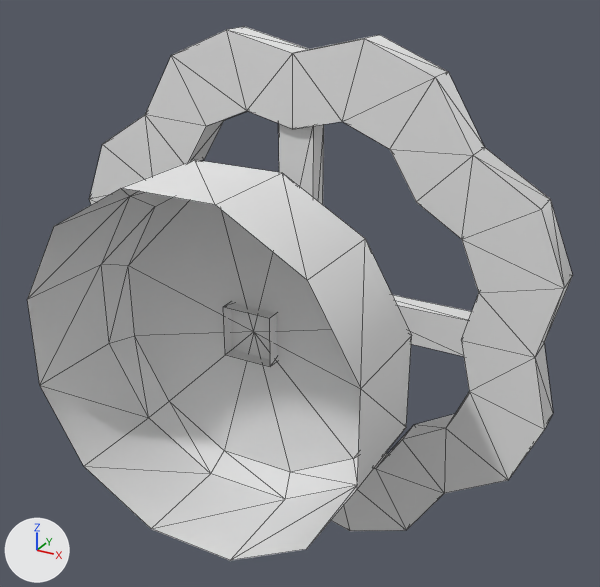
A saved change to the OBJ model projects/BasicEngine/res/map/Valve.obj.
Before and after are seen from a 50 mm camera at (0.191, -0.243, 1.243) aimed at (0.016, 0.076, 1.084). The axes (+X, +Y, +Z) are drawn at lower left. The lights are the same throughout. Mesh edges are drawn as thin lines. Where no turn or scale is listed for an object, it has been applied to the vertices.

Script lines for the objects in view, before the commit:
```python
me_valve = bpy.data.meshes.new('Valve')
me_valve.from_pydata(...)  # 165 vertices, 294 faces; spans x -0.132..0.132, y -0.001..0.118, z 0.934..1.199
me_valve.materials.append(mat_valves)  # white #e7e7e7
ob_valve = bpy.data.objects.new('Valve', me_valve)
ob_valve.location = (0.0, 0.0, 0.0)
```
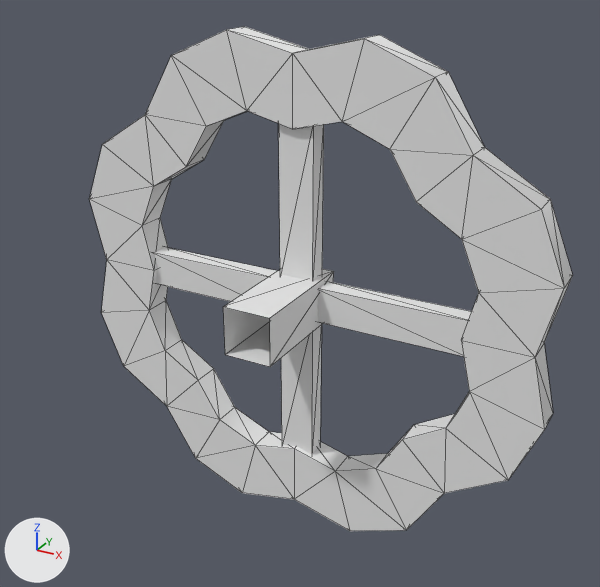
The newer file is also turned or shifted as a whole; pictures and numbers use the older file's frame.

Where the change shows, as pixel boxes [x1, y1, x2, y2] in the pictures (600 x 587 px):
'Valve', reshaped (11% narrower)
    before: [27, 27, 573, 561]
    after: [89, 27, 573, 531]
part 1 of me_valve, deleted
    before: [27, 160, 412, 561]

The change in detail:
me_valve has 165 vertices, 294 faces and spans x -0.132..0.132, y -0.001..0.118, z 0.934..1.199.
me_valve is used by ob_valve; location (0.0, 0.0, 0.0).
me_valve part 1: the loose piece of 37 vertices spanning x -0.083..0.083, y -0.001..0.058, z 0.984..1.15 is deleted.
